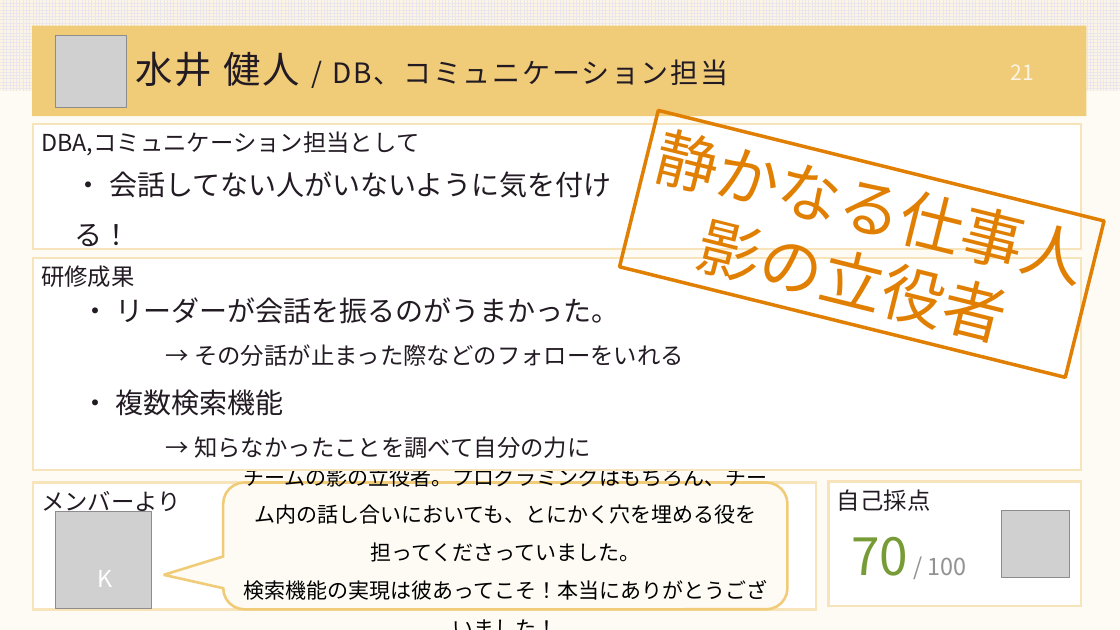
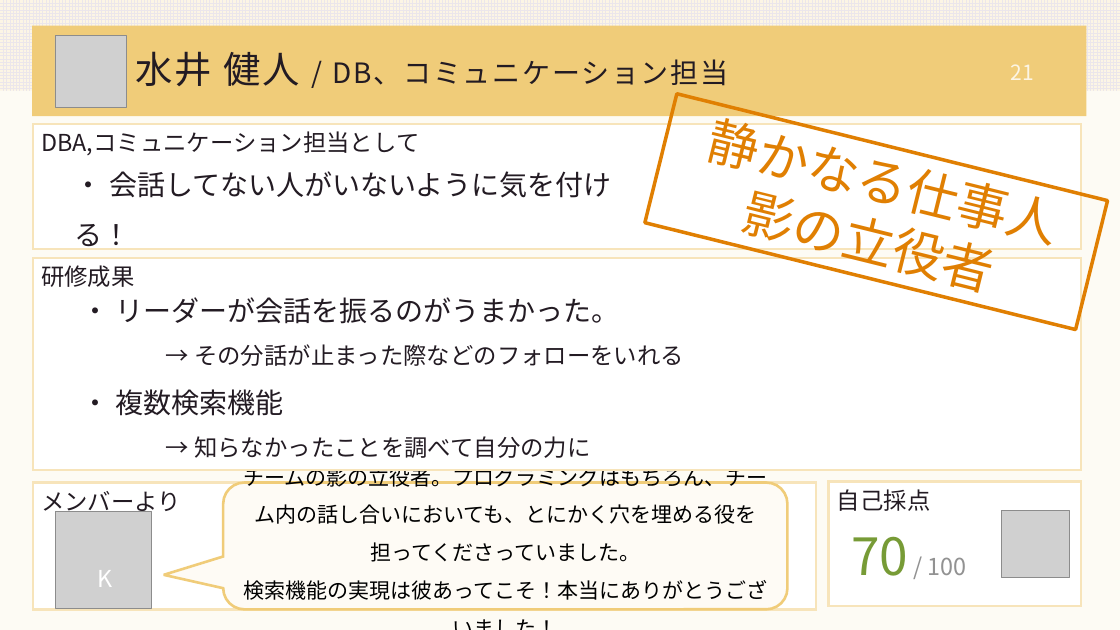
Before and after one commit to DOJO-2021/A-4, a slide deck: slide 21 of documents/worldMap発表資料改良.pptx. Drawn at 1120x630 pixels with LibreOffice and Linux fonts; fonts in the diff are those of the drawing; grey boxes stand for pictures. Boxes give left, top, right and bottom in pixels: in the first picture for what was removed or moved away, otherwise in the second. Text is boxed around its words. In the diff, an @@ line names an element or a change of style, - is before the commit and + after.

```diff
--- a/documents/worldMap発表資料改良.pptx
+++ b/documents/worldMap発表資料改良.pptx
@@ rectangle "静かなる仕事人": place and size @@
-rectangle "静かなる仕事人" at box(620, 110, 1105, 377)
+rectangle "静かなる仕事人" at box(645, 94, 1108, 329)
@@ rectangle "静かなる仕事人" at box(645, 94, 1108, 329): size 54 to 44 pt @@
```
Also in this commit, not shown: 6 other slides changed.
